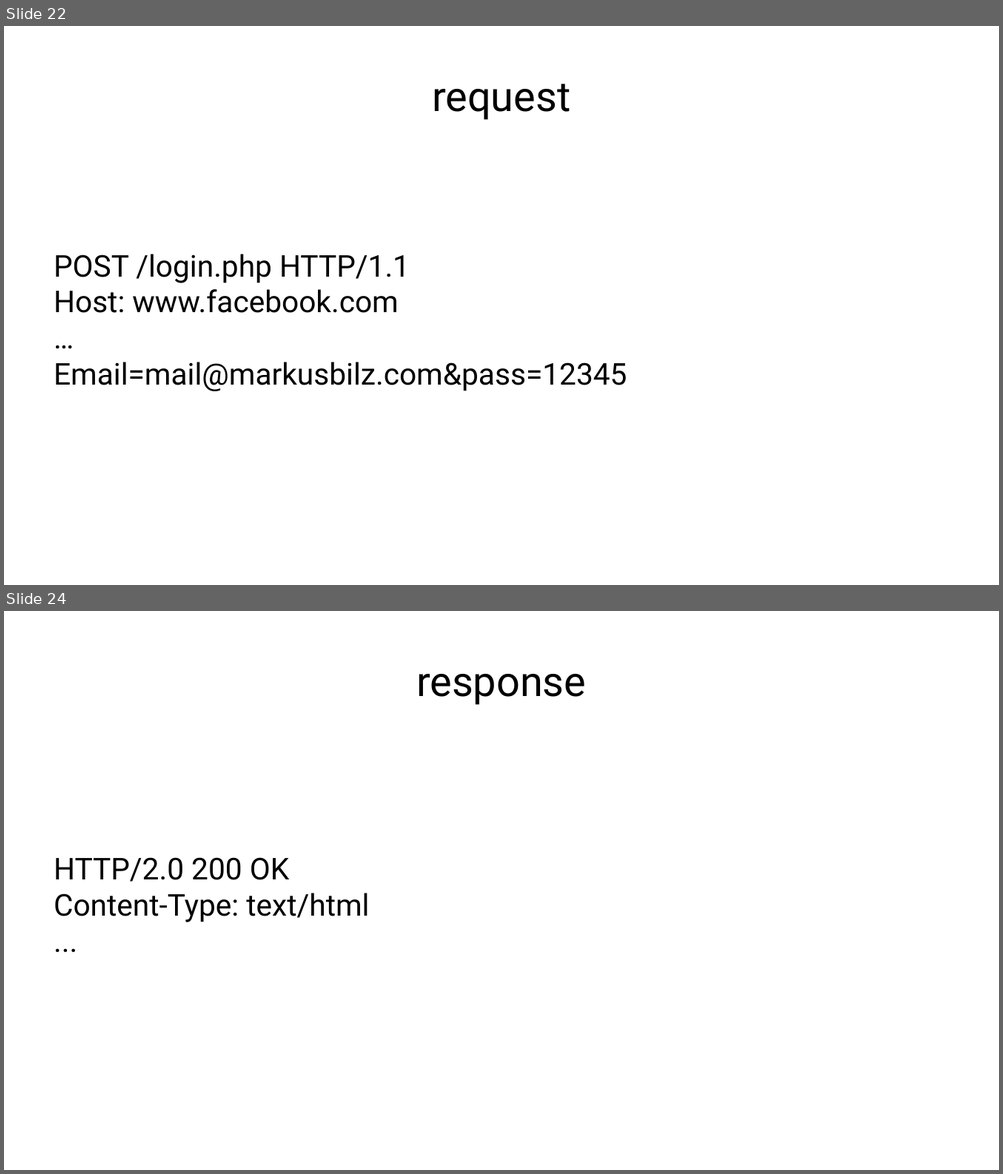
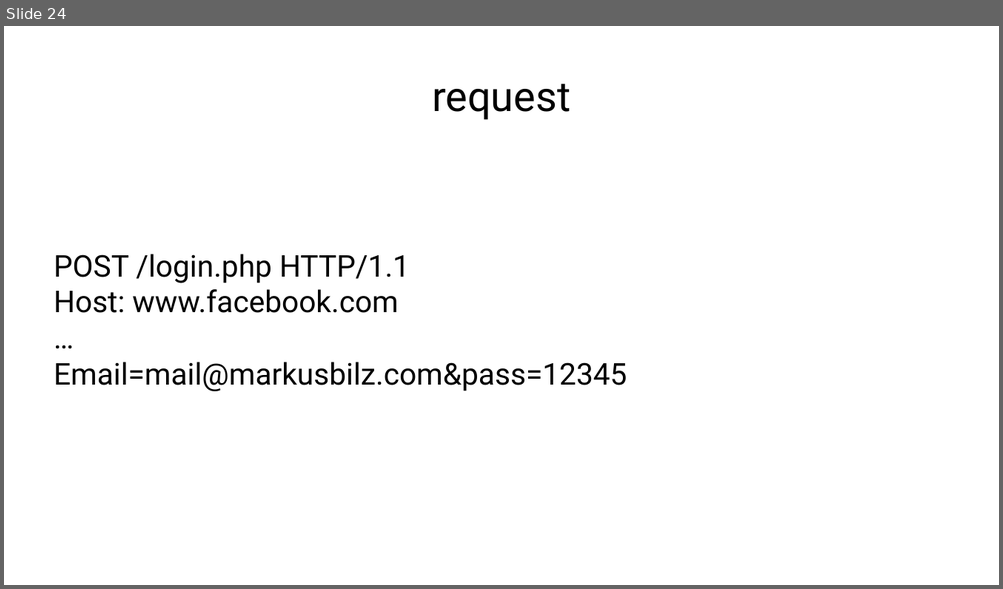
Before and after one commit to KarelZe/SSOS, a slide deck: docs/EnglishSSOS.odp. Shown one above the other, each under a label of ours: slides 22 and 24 before the commit, slide 24 after it; the slides between them are not shown. The pictures are 1003x1174 and 1003x589 pixels, drawn with LibreOffice and Linux fonts; fonts in the diff are those of the drawing. Boxes give left, top, right and bottom in pixels: in the first picture for what was removed or moved away, otherwise in the second. Text is boxed around its words. In the diff, an @@ line names an element or a change of style, - is before the commit and + after.

```diff
--- a/docs/EnglishSSOS.odp
+++ b/docs/EnglishSSOS.odp
@@ slide 24 removed at box(4, 611, 999, 1170), background #FFFFFF @@
@@ title removed at box(416, 674, 586, 705) @@
-response
@@ subtitle removed at box(54, 857, 369, 923) @@
-HTTP/2.0 200 OK
-Content-Type: text/html
-...
@@ what was slide 22 is now slide 24 @@
```
Also in this commit, not shown: 1 slide changed, 16 slides added, 5 other slides removed, 1 other file.
